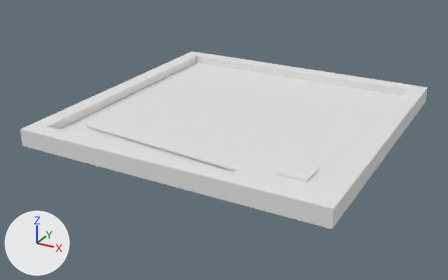
The OBJ model src/main/resources/assets/hbm/models/control_panel/dial_square.obj: old version first, new version second.
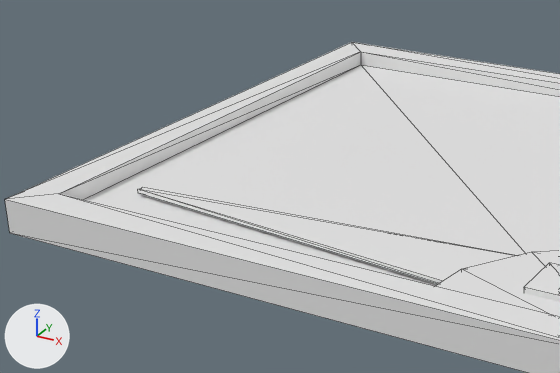
Each version appears first whole from a camera (50 mm lens) standing at (1.99, -3.9, 1.77) and looking at (-0.13, -0.04, -0.16), and next in a close-up on the part from 4% to 66% of the width and 11% to 77% of the height. The axes (+X, +Y, +Z) are drawn at lower left. The lights are the same throughout. The close-ups show mesh edges as thin lines. Where no turn or scale is listed for an object, it has been applied to the vertices.

Objects in the first close-up: 'base', 'dial'.
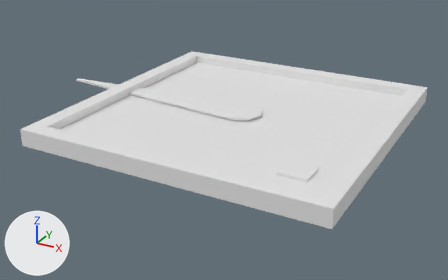
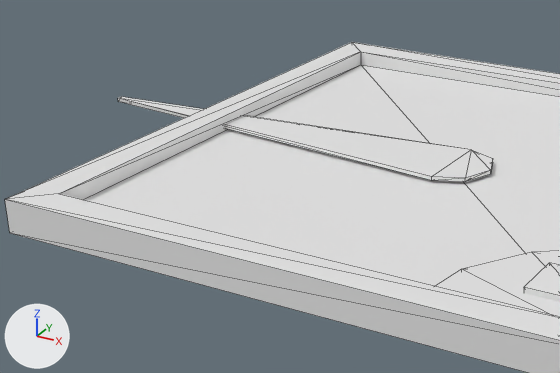
Location of each change, [x1, y1, x2, y2] in pixels of the close-ups (560 x 373 px; the box of a moved part takes in the faces that stretch with it):
'dial', reshaped: before [138, 187, 560, 301]; after [118, 97, 493, 182]
part 1 of me_base, moved or reshaped: [5, 194, 560, 340] in both
part 2 of me_dial, moved or reshaped: before [138, 187, 516, 284]; after [118, 97, 493, 182]

Edits to the bpy script that builds the scene:
```text
Change me_base:
    where me_base.from_pydata(...)  # 27 vertices, 38 faces; spans x -1.12..1.12, y -1.12..1.12, z 0.0..0.13
    used by ob_base; location = (0.0, 0.0, 0.0)
    verts and faces of me_base; kept vertices keep their numbers, new ones are numbered from 27
    before: 1 (-1.0, -1.0, 0.13) at pixel (58, 193), 5 (1.0, -1.0, 0.13), 8 (-1.12, -1.12, 0.13) at pixel (4, 199), 11 (1.12, -1.12, 0.13)
    me_base part 1
    add delete_faces([(1, 11, 5), (1, 8, 11)])
    add faces += [(5, 8, 11), (1, 8, 5)]
Change me_dial:
    where me_dial.from_pydata(...)  # 22 vertices, 36 faces; spans x -0.85..0.92, y -0.93..-0.61, z -0.07..0.12
    used by ob_dial; location = (0.0, 0.0, 0.0)
    me_dial part 2: the loose piece of 14 vertices spanning x -0.85..0.92, y -0.93..-0.61, z 0.07..0.09 is moved by (-0.76, 0.77, 0.0)
```
